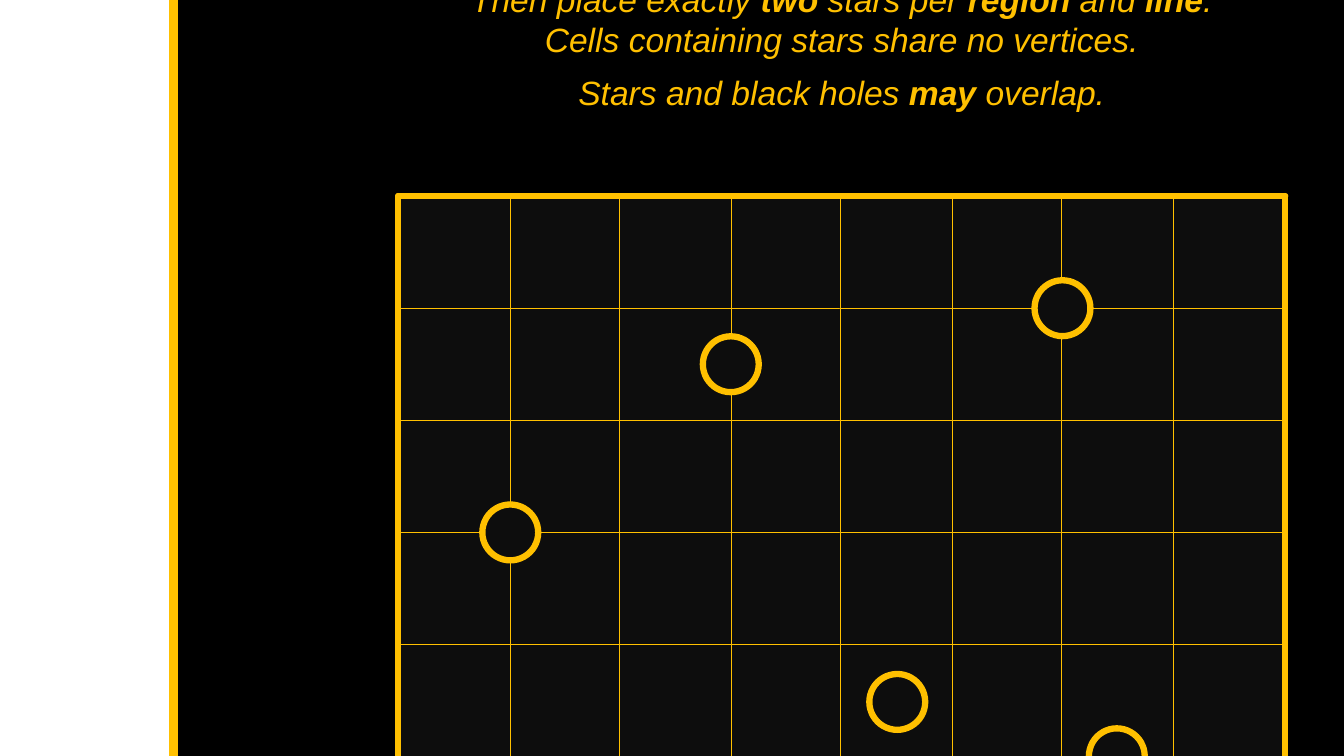
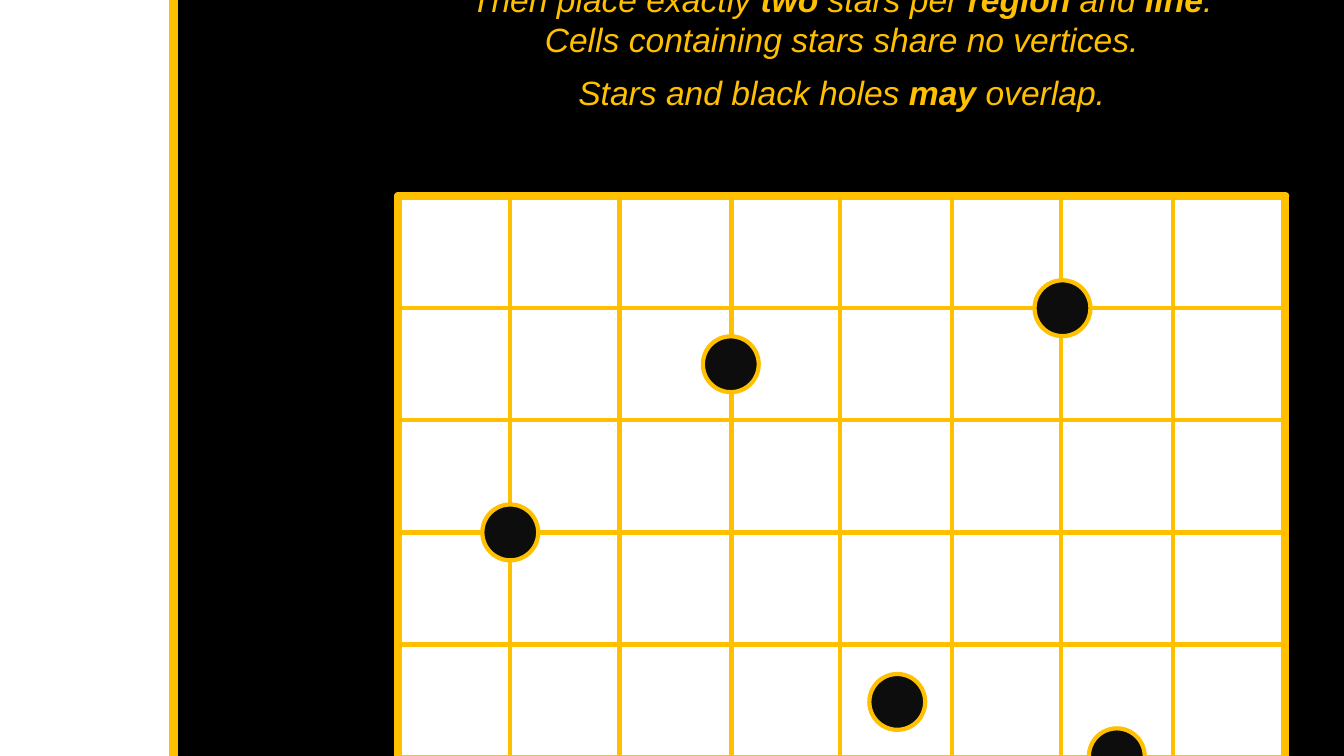
Before and after one commit to pedropsi/pedropsi.github.io, a slide deck: slide 1 of images/star-battle/templates/33-battle of the galaxies.pptx. Drawn at 1344x756 pixels with LibreOffice and Linux fonts; fonts in the diff are those of the drawing. Boxes give left, top, right and bottom in pixels: in the first picture for what was removed or moved away, otherwise in the second. Text is boxed around its words. In the diff, an @@ line names an element or a change of style, - is before the commit and + after.

```diff
--- a/images/star-battle/templates/33-battle of the galaxies.pptx
+++ b/images/star-battle/templates/33-battle of the galaxies.pptx
@@ line (1286, 197) - (398, 197): stroke #FFC000 4.5 pt to #FFC000 6 pt @@
@@ fill #0D0D0D to #FFFFFF; outline #FFC000 0.25 pt to #FFC000 3 pt in 40 elements at [510,644,622,756], [398,644,510,756], [510,197,622,309], [510,309,622,420], [510,420,622,532], [398,197,510,309], [398,309,510,420], [398,420,510,532], [510,532,622,644], [398,532,510,644], [619,644,731,756], [732,644,844,756], [619,197,731,309], [619,309,731,420], [619,420,731,532], [732,197,844,309], [732,309,844,420], [732,420,844,532], [619,532,731,644], [732,532,844,644], [952,644,1064,756], [840,644,952,756], [952,197,1064,309], [952,309,1064,420], [952,420,1064,532], [840,197,952,309], [840,309,952,420], [840,420,952,532], [952,532,1064,644], [840,532,952,644], [1062,644,1174,756], [1174,644,1286,756], [1062,197,1174,309], [1062,309,1174,420], [1062,420,1174,532], [1174,197,1286,309], [1174,309,1286,420], [1174,420,1286,532], [1062,532,1174,644], [1174,532,1286,644] @@
@@ outline #FFC000 4.5 pt to #FFC000 3 pt in 5 elements at [1034,280,1090,336], [1089,729,1144,756], [483,505,538,561], [703,337,758,392], [869,675,925,730] @@
```
Also in this commit, not shown: 1 other file.
